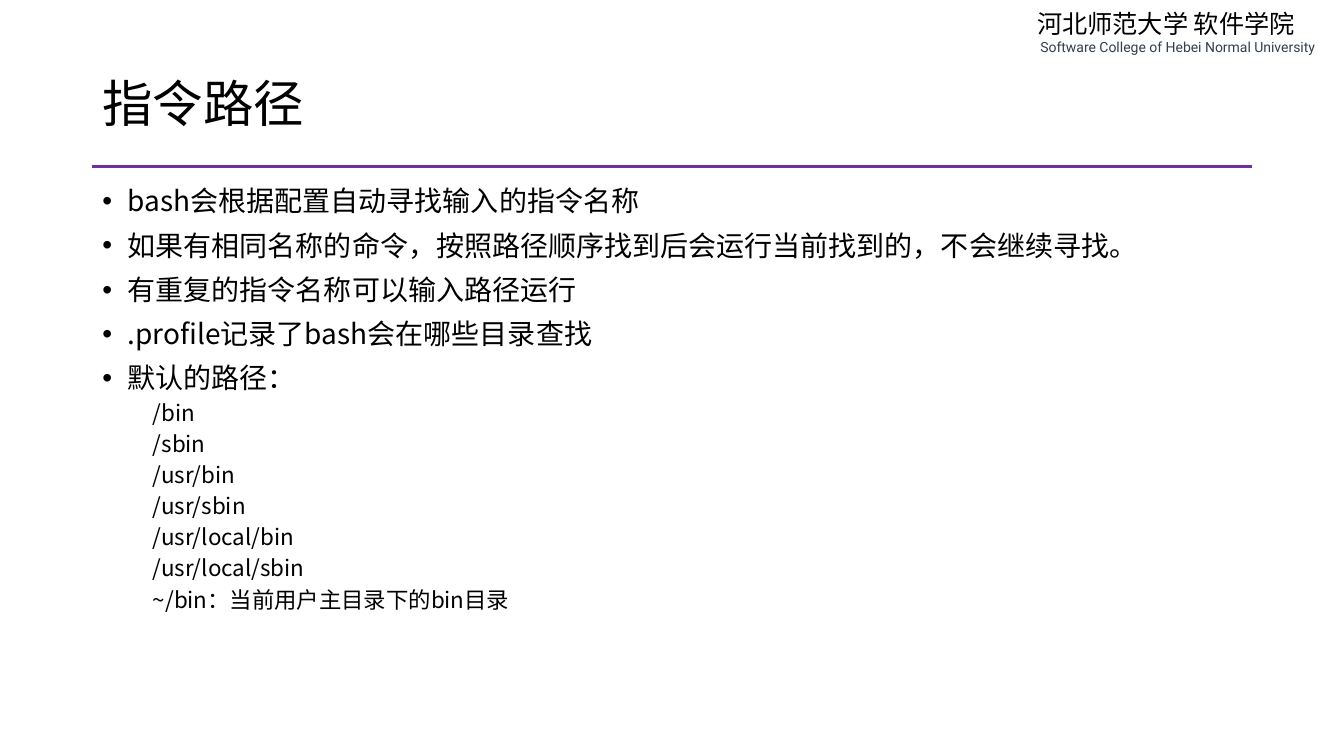
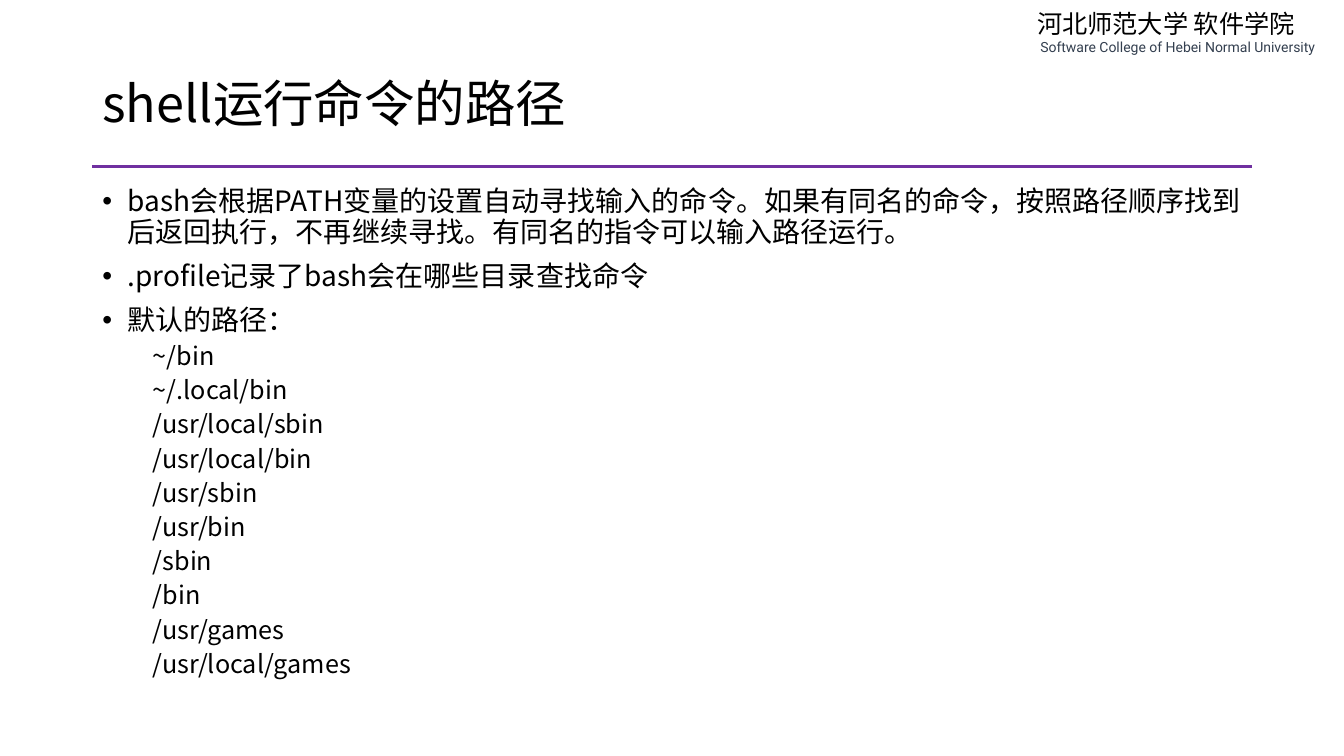
Before and after one commit to edu2act/course-php-serverside-development-on-linux, a slide deck: slide 9 of materials/slides/ch01-review-and-linux.pptx. Drawn at 1344x756 pixels with LibreOffice and Linux fonts; fonts in the diff are those of the drawing. Boxes give left, top, right and bottom in pixels: in the first picture for what was removed or moved away, otherwise in the second. Text is boxed around its words. In the diff, an @@ line names an element or a change of style, - is before the commit and + after.

```diff
--- a/materials/slides/ch01-review-and-linux.pptx
+++ b/materials/slides/ch01-review-and-linux.pptx
@@ title at (x1=102, y1=79, x2=566, y2=127): text changed @@
-指令路径
+shell运行命令的路径
@@ text at (x1=128, y1=187, x2=1241, y2=293): text changed @@
-• bash会根据配置自动寻找输入的指令名称
-• 如果有相同名称的命令，按照路径顺序找到后会运行当前找到的，不会继续寻找。
-• 有重复的指令名称可以输入路径运行
-• .profile记录了bash会在哪些目录查找
+• bash会根据PATH变量的设置自动寻找输入的命令。如果有同名的命令，按照路径顺序找到后返回执行，不再继续寻找。有同名的指令可以输入路径运行。
+• .profile记录了bash会在哪些目录查找命令
@@ text at (x1=153, y1=345, x2=324, y2=575): paragraphs added @@
+  ~/bin
+  ~/.local/bin
+  /usr/local/sbin
+  /usr/local/bin
+  /usr/sbin
+  /usr/bin
+  /sbin
@@ text at (x1=153, y1=584, x2=201, y2=609): size 16 to 18 pt in "/bin" @@
@@ text at (x1=153, y1=619, x2=351, y2=679): text changed; size 16 to 18 pt @@
-  /sbin
-  /usr/bin
-  /usr/sbin
-  /usr/local/bin
-  /usr/local/sbin
-  ~/bin：当前用户主目录下的bin目录
+  /usr/games
+  /usr/local/games
```
Also in this commit, not shown: 3 other slides changed, 15 slides added, 3 slides removed, 2 other files.
